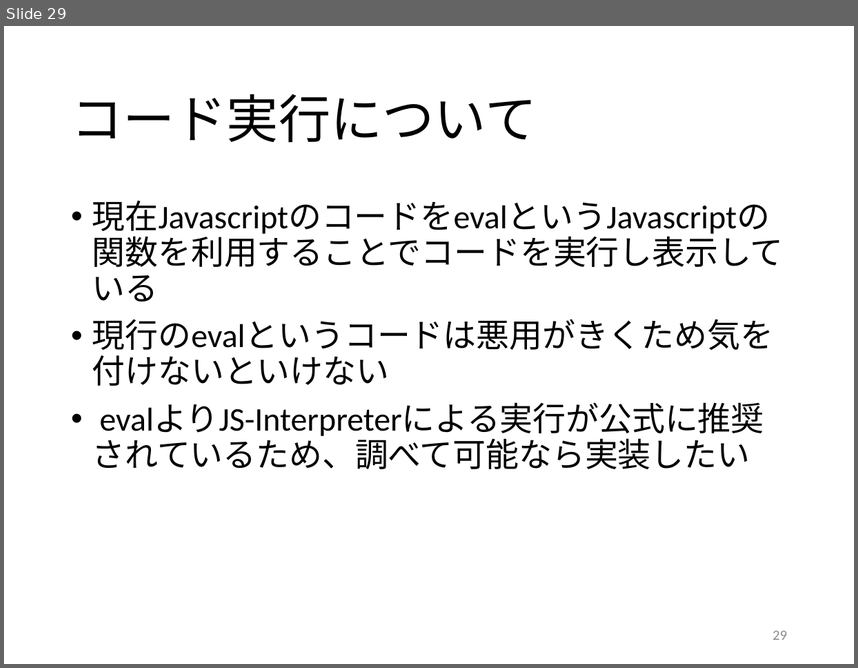
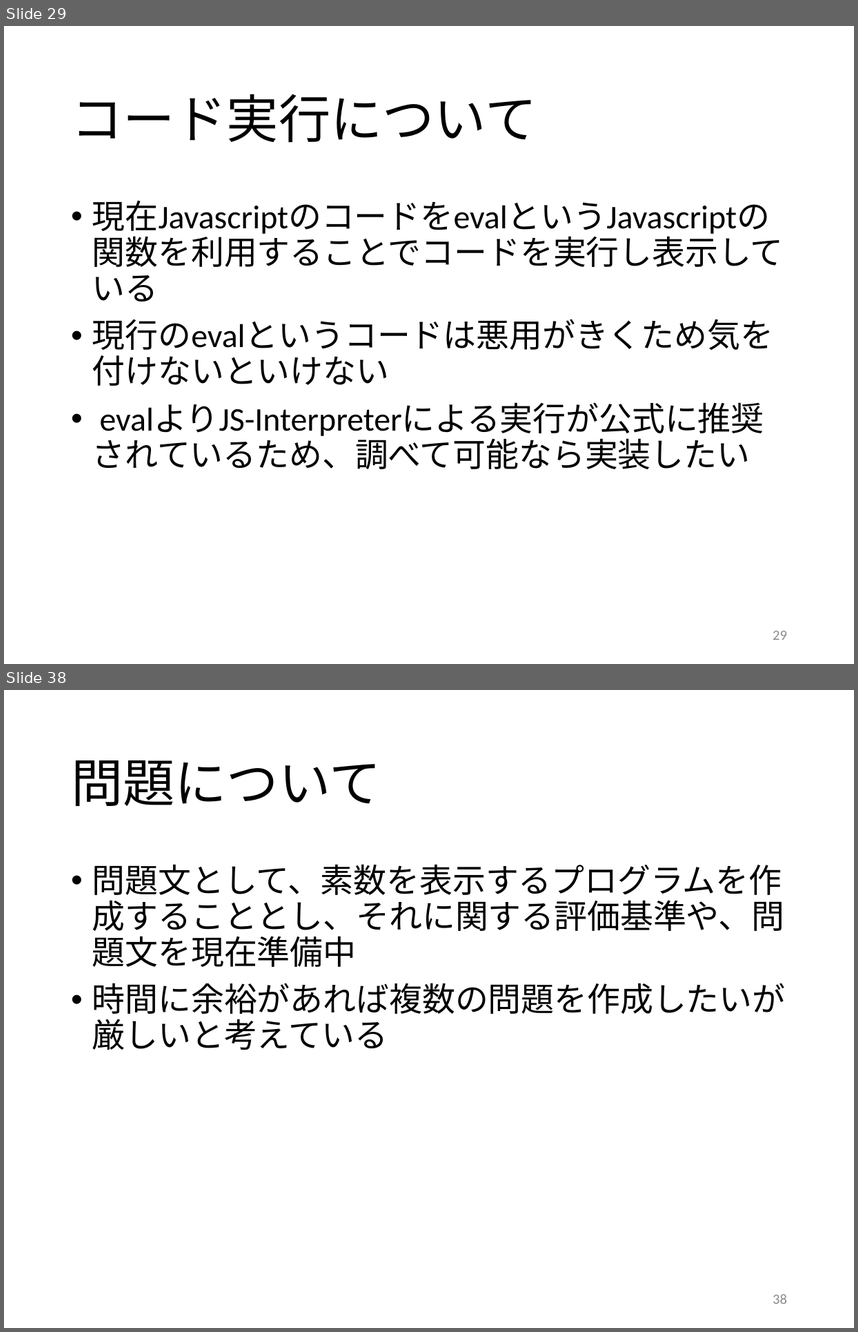
Before and after one commit to kait-takanolab/1821121-shimaoka-thesis, a slide deck: 1821121_shimaoka_sotsuken.pptx. Shown one above the other, each under a label of ours: slide 29 before the commit, slides 29 and 38 after it; the slides between them are not shown. The pictures are 858x668 and 858x1332 pixels, drawn with LibreOffice and Linux fonts; fonts in the diff are those of the drawing. Boxes give left, top, right and bottom in pixels: in the first picture for what was removed or moved away, otherwise in the second. Text is boxed around its words. In the diff, an @@ line names an element or a change of style, - is before the commit and + after.

```diff
--- a/1821121_shimaoka_sotsuken.pptx
+++ b/1821121_shimaoka_sotsuken.pptx
@@ slide 38 added at (4,690,854,1328), background #FFFFFF @@
@@ title added at (71,760,381,806), 44 pt, text #000000 @@
+問題について
@@ text added at (92,864,786,1049), 28 pt, text #000000 @@
+• 問題文として、素数を表示するプログラムを作成することとし、それに関する評価基準や、問題文を現在準備中
+• 時間に余裕があれば複数の問題を作成したいが厳しいと考えている
@@ page number added at (773,1294,787,1303), 12 pt, text #8C8C8C @@
+38
```
Also in this commit, not shown: 2 slides changed, 8 other slides added.
